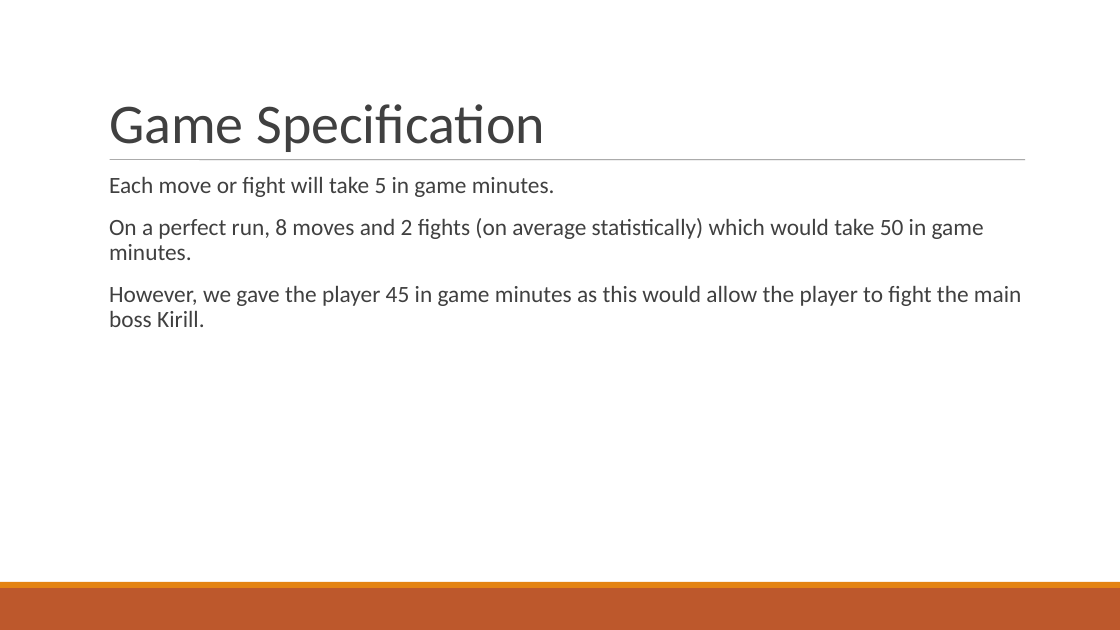
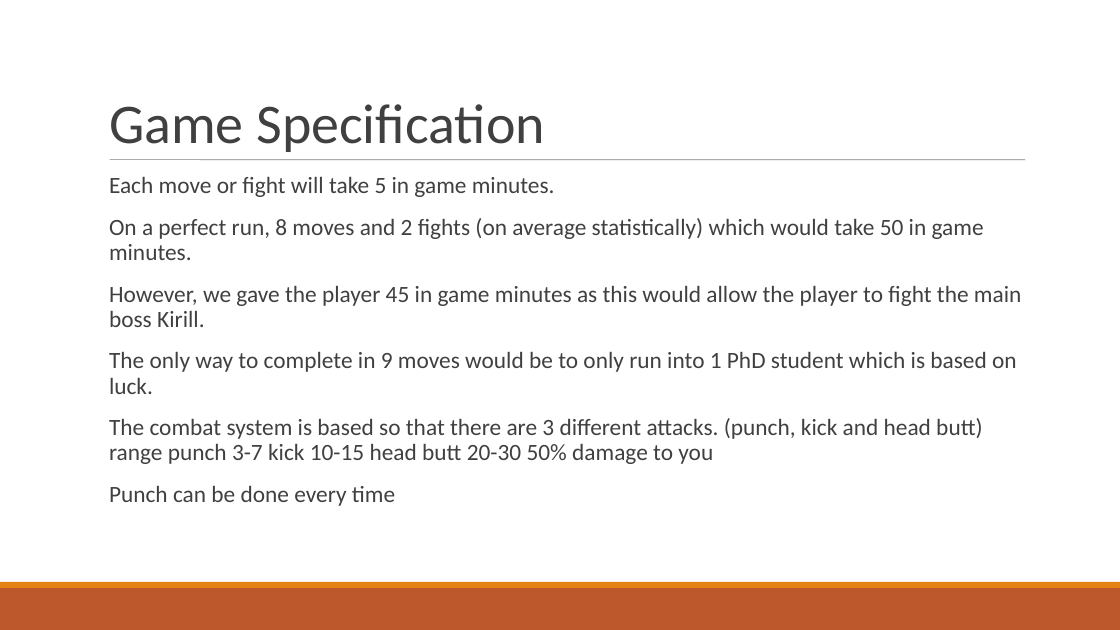
Before and after one commit to IanC95/Lab5, a slide deck: slide 5 of powerpoint.ppt. Drawn at 1120x630 pixels with LibreOffice and Linux fonts; fonts in the diff are those of the drawing. Boxes give left, top, right and bottom in pixels: in the first picture for what was removed or moved away, otherwise in the second. Text is boxed around its words. In the diff, an @@ line names an element or a change of style, - is before the commit and + after.

Commit message:
Update

```diff
--- a/powerpoint.ppt
+++ b/powerpoint.ppt
@@ text at box(109, 352, 1017, 506): paragraphs added @@
+  The only way to complete in 9 moves would be to only run into 1 PhD student which is based on luck.
+  The combat system is based so that there are 3 different attacks. (punch, kick and head butt) range punch 3-7 kick 10-15 head butt 20-30 50% damage to you
+  Punch can be done every time
```
Also in this commit, not shown: 4 other slides changed, 1 slide added, 1 slide removed.
